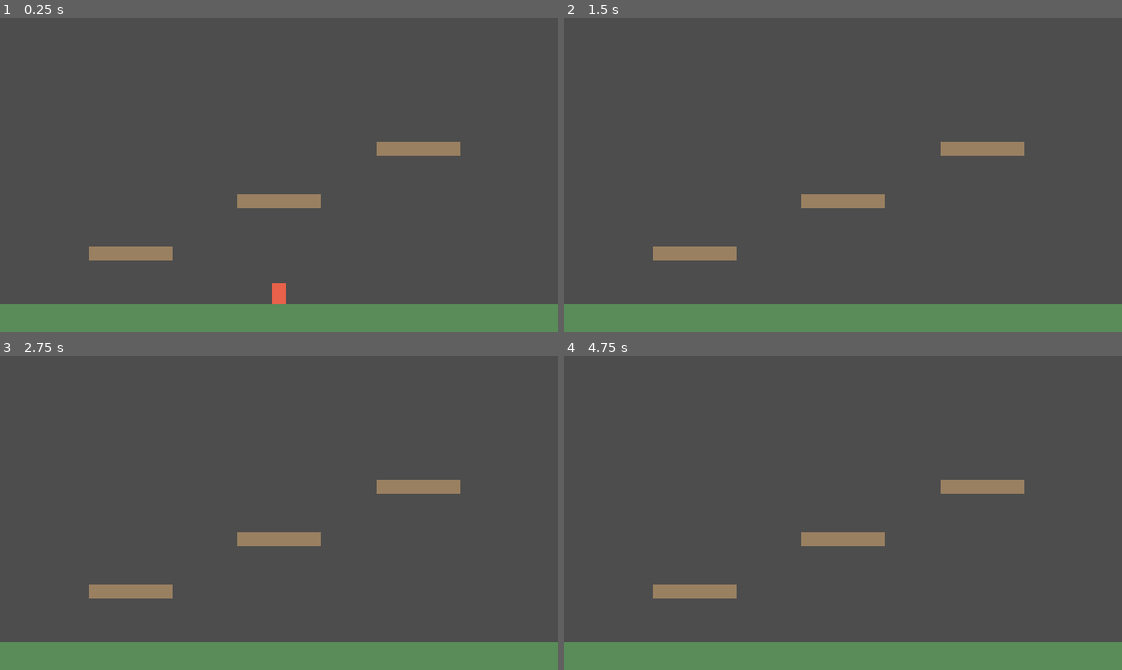
Above: before the commit, frames 1-4 (two rows, left to right).
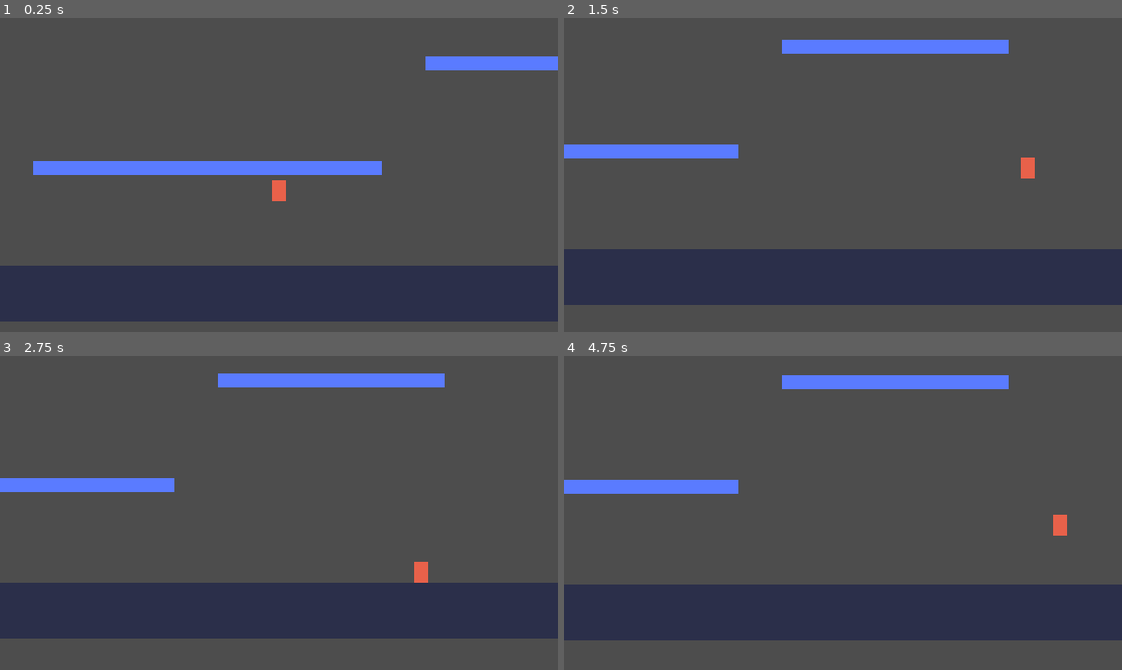
Above: after the commit, the same moments.

Repository: danpokhrel/Prototype3
Game: Godot game, scene res://scenes/main.tscn
The game is run twice, just before and just after one commit, with the same random seed, the same clock (stepped at 60 frames per second) and the same inputs.
Inputs:
- Up to frame 1 (0.25 s): no input
- Up to frame 2 (1.5 s): hold D (move_right) from 0.53 s (still down); tap Shift (dash) at 0.6, 1.35 s; tap Space (jump) at 0.77, 1.07 s
- Up to frame 3 (2.75 s): tap Space (jump) at 1.52, 1.82 s; release D (move_right) at 2.03 s; hold A (move_left) from 2.03 s (still down); tap Shift (dash) at 2.1 s
- Up to frame 4 (4.75 s): release A (move_left) at 2.78 s; hold D (move_right) 2.78-4.28 s; tap Shift (dash) at 2.85, 3.6, 4.35 s; tap Space (jump) at 3.02, 3.32, 3.77, 4.07, 4.52 s; hold A (move_left) from 4.28 s (still down)

The runs differ from the first frame. In frame 1, 27% of the frame differs, in the area x 0-100%, y 12-100%; in frame 2, 31%; in frame 3, 31%, in the area x 0-100%, y 5-100%; in frame 4, 31%.

Commit message:
Implemented level scene + player camera

Diff:
--- a/scenes/main.tscn
+++ b/scenes/main.tscn
@@ -2,9 +2,24 @@
 
 [ext_resource type="PackedScene" path="res://scenes/player.tscn" id="1_player"]
 [ext_resource type="PackedScene" path="res://scenes/floor.tscn" id="2_floor"]
+[ext_resource type="Script" uid="uid://cssfrhj70r03i" path="res://scripts/level.gd" id="3_jyhfs"]
 [ext_resource type="PackedScene" path="res://scenes/platform.tscn" id="3_platform"]
 
 [node name="Main" type="Node2D" unique_id=1767054116]
+
+[node name="Node2D" type="Node2D" parent="." unique_id=357136924]
+script = ExtResource("3_jyhfs")
+
+[node name="Player" parent="Node2D" unique_id=190172534 instance=ExtResource("1_player")]
+position = Vector2(722, -116)
+
+[node name="Camera2D" type="Camera2D" parent="Node2D/Player" unique_id=1752143335]
+position = Vector2(0, 1)
+limit_left = 0
+limit_top = -3500
+limit_right = 1280
+limit_bottom = 100
+position_smoothing_enabled = true
 
 [node name="Level" type="Node2D" parent="." unique_id=1215886978]
 
@@ -19,6 +34,3 @@
 
 [node name="PlatformHigh" parent="Level" unique_id=735504164 instance=ExtResource("3_platform")]
 position = Vector2(480, 150)
-
-[node name="Player" parent="." unique_id=190172534 instance=ExtResource("1_player")]
-position = Vector2(320, 316)
--- /dev/null
+++ b/scripts/level.gd
@@ -0,0 +1,194 @@
+class_name Level
+extends Node2D
+
+signal summit_reached
+
+@export var player: CharacterBody2D
+@export var level_width: float = 1280.0
+## Scales every height in the layout. Raise it if the climb feels too easy,
+## lower it if your flap tuning is floatier or weaker.
+@export_range(0.5, 1.5, 0.05) var vertical_scale: float = 1.0
+@export var start_position: Vector2 = Vector2(640.0, -48.0)
+
+const THICKNESS: float = 16.0
+
+const COLOR_SOLID := Color("2b2f4a")
+const COLOR_PLATFORM := Color("5a7bff")
+const COLOR_SHELF := Color("35d6a0")
+const COLOR_HAZARD := Color("ff4d4d")
+const COLOR_CHECKPOINT := Color("5a6075")
+const COLOR_CHECKPOINT_ON := Color("ffd84d")
+const COLOR_GOAL := Color("ff7bf0")
+
+var checkpoint_position: Vector2
+
+
+func _ready() -> void:
+	checkpoint_position = start_position
+	_build_level()
+	if player:
+		player.global_position = to_global(start_position)
+
+
+# ---------------------------------------------------------------------------
+# Layout. All heights are "pixels above the ground", positive going up.
+# x is the horizontal center of the platform.
+# ---------------------------------------------------------------------------
+func _build_level() -> void:
+	_build_bounds()
+
+	# ZONE 1: Warm-up. Wide ledges, short steps, learn the flap rhythm.
+	_platform(640, 120, 400)
+	_platform(260, 240, 260)
+	_platform(1020, 240, 260)
+	_platform(640, 360, 260)
+	_platform(260, 480, 220)
+	_platform(1020, 480, 220)
+	_shelf(640, 600)
+
+	# ZONE 2: Zigzag. Narrow ledges, long horizontal carries between flaps.
+	_platform(200, 750, 160)
+	_platform(600, 900, 160)
+	_platform(1000, 1050, 160)
+	_platform(600, 1200, 160)
+	_platform(200, 1350, 160)
+	_shelf(640, 1500)
+
+	# ZONE 3: Thorns. Spike pads sit on the direct line between ledges,
+	# so you have to arc around them instead of mashing straight up.
+	_platform(300, 1650, 120)
+	_spikes(530, 1735, 140)
+	_platform(760, 1800, 120)
+	_spikes(600, 1885, 120)
+	_platform(440, 1950, 120)
+	_spikes(540, 2035, 120)
+	_shelf(640, 2100)
+
+	# ZONE 4: Dash gaps. Wide gaps with spikes below, so use the dash.
+	_platform(160, 2230, 180)
+	_spikes(360, 2190, 200)
+	_platform(560, 2300, 180)
+	_spikes(760, 2250, 220)
+	_platform(960, 2370, 180)
+	_platform(560, 2440, 180)
+	_shelf(640, 2560)
+
+	# ZONE 5: Summit tower. Small ledges, alternating sides, no wide shelves.
+	_platform(440, 2700, 110)
+	_platform(840, 2830, 110)
+	_platform(440, 2960, 110)
+	_platform(840, 3090, 110)
+	_shelf(640, 3230, false)
+	_goal(640, 3230)
+
+
+# ---------------------------------------------------------------------------
+# Builders
+# ---------------------------------------------------------------------------
+func _build_bounds() -> void:
+	var total_height: float = 3500.0 * vertical_scale
+	# Ground (solid, not one-way)
+	_body(Vector2(level_width / 2.0, 32.0), Vector2(level_width, 64.0), COLOR_SOLID, false)
+	# Side walls
+	var wall_center_y: float = -(total_height - 100.0) / 2.0
+	_body(Vector2(-32.0, wall_center_y), Vector2(64.0, total_height + 100.0), COLOR_SOLID, false)
+	_body(Vector2(level_width + 32.0, wall_center_y), Vector2(64.0, total_height + 100.0), COLOR_SOLID, false)
+
+
+func _platform(x: float, height: float, width: float) -> void:
+	var y: float = -height * vertical_scale
+	_body(Vector2(x, y + THICKNESS / 2.0), Vector2(width, THICKNESS), COLOR_PLATFORM, true)
+
+
+## Wide rest ledge. Optionally adds a checkpoint.
+func _shelf(x: float, height: float, with_checkpoint: bool = true) -> void:
+	var y: float = -height * vertical_scale
+	_body(Vector2(x, y + THICKNESS / 2.0), Vector2(360.0, THICKNESS), COLOR_SHELF, true)
+	if with_checkpoint:
+		_checkpoint(x, y)
+
+
+func _spikes(x: float, height: float, width: float) -> void:
+	var y: float = -height * vertical_scale
+	var area := _area(Vector2(x, y + 10.0), Vector2(width, 20.0), COLOR_HAZARD)
+	area.body_entered.connect(_on_hazard_entered)
+
+
+func _checkpoint(x: float, shelf_top_y: float) -> void:
+	var area := _area(Vector2(x, shelf_top_y - 45.0), Vector2(40.0, 90.0), COLOR_CHECKPOINT)
+	var marker: ColorRect = area.get_child(1)
+	var spawn := Vector2(x, shelf_top_y - 40.0)
+	area.body_entered.connect(_on_checkpoint_entered.bind(spawn, marker))
+
+
+func _goal(x: float, height: float) -> void:
+	var y: float = -height * vertical_scale
+	var area := _area(Vector2(x, y - 50.0), Vector2(120.0, 100.0), COLOR_GOAL)
+	area.body_entered.connect(_on_goal_entered)
+
+
+func _body(center: Vector2, size: Vector2, color: Color, one_way: bool) -> StaticBody2D:
+	var body := StaticBody2D.new()
+	body.position = center
+
+	var shape := CollisionShape2D.new()
+	var rect := RectangleShape2D.new()
+	rect.size = size
+	shape.shape = rect
+	shape.one_way_collision = one_way
+	body.add_child(shape)
+
+	var visual := ColorRect.new()
+	visual.size = size
+	visual.position = -size / 2.0
+	visual.color = color
+	visual.mouse_filter = Control.MOUSE_FILTER_IGNORE
+	body.add_child(visual)
+
+	add_child(body)
+	return body
+
+
+func _area(center: Vector2, size: Vector2, color: Color) -> Area2D:
+	var area := Area2D.new()
+	area.position = center
+
+	var shape := CollisionShape2D.new()
+	var rect := RectangleShape2D.new()
+	rect.size = size
+	shape.shape = rect
+	area.add_child(shape)
+
+	var visual := ColorRect.new()
+	visual.size = size
+	visual.position = -size / 2.0
+	visual.color = color
+	visual.mouse_filter = Control.MOUSE_FILTER_IGNORE
+	area.add_child(visual)
+
+	add_child(area)
+	return area
+
+
+# ---------------------------------------------------------------------------
+# Callbacks
+# ---------------------------------------------------------------------------
+func _on_hazard_entered(body: Node2D) -> void:
+	if body == player:
+		_respawn.call_deferred()
+
+
+func _on_checkpoint_entered(body: Node2D, spawn: Vector2, marker: ColorRect) -> void:
+	if body == player:
+		checkpoint_position = spawn
+		marker.color = COLOR_CHECKPOINT_ON
+
+
+func _on_goal_entered(body: Node2D) -> void:
+	if body == player:
+		summit_reached.emit()
+
+
+func _respawn() -> void:
+	player.global_position = to_global(checkpoint_position)
+	player.velocity = Vector2.ZERO
--- a/scripts/player.gd
+++ b/scripts/player.gd
@@ -73,7 +73,6 @@
 	# Gravity
 	velocity.y += gravity * delta
 
-	# Flap: one impulse per press, so mashing climbs faster and not tapping falls
 	if Input.is_action_just_pressed(input_flap):
 		velocity.y = maxf(velocity.y - flap_impulse, max_rise_speed)
 
Not shown, added: scripts/level.gd.uid
